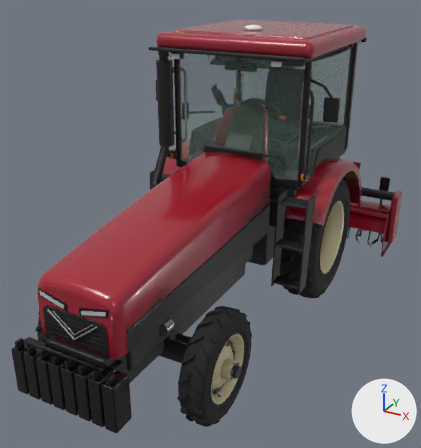
The glTF model tools/tractor/tractor_yt.glb as it was, and as the next commit left it.
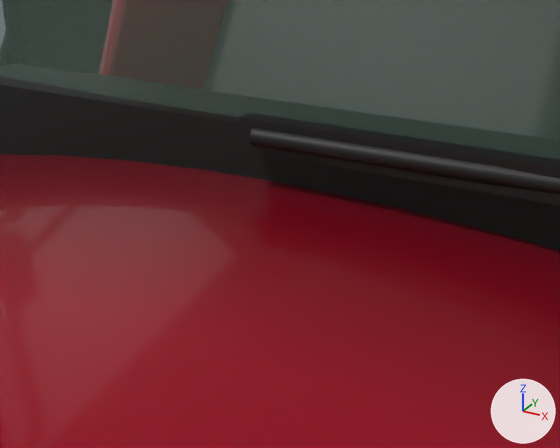
Each version appears first whole from a 50 mm lens placed at (2.343, -5.312, 3.166), pointed at (-0.1, -0.871, 0.945), and next in a close-up from a 50 mm lens placed at (0.21, -1.035, 1.759), pointed at (0.037, -0.721, 1.602). Lighting does not change. The marker at lower right points along +X, +Y and +Z. The first two pictures are the older version. Where no turn or scale is listed for an object, it has been applied to the vertices. Vertices at exactly the same position are counted once.

Names of what the first close-up shows: 'Body', 'Glass', 'Wiper'.
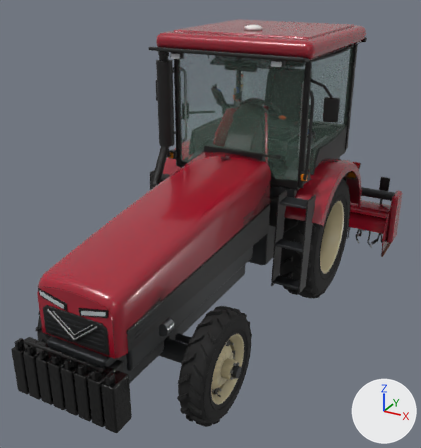
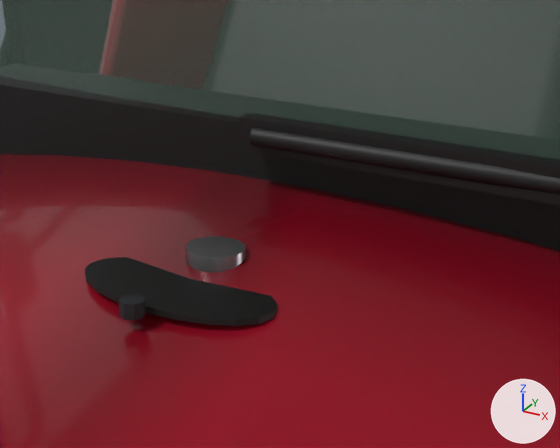
Changed parts and their boxes [x1, y1, x2, y2] in the close-ups (560 x 448 px):
part 1 of me_body, added
    after: [119, 294, 146, 321]
part 2 of me_body, added
    after: [186, 236, 246, 273]
part 3 of me_body, added
    after: [85, 257, 277, 326]
part 4 of me_body, recoloured
    both: [0, 190, 278, 448]

Patch to the scene script:
```diff
--- a/tools/tractor/tractor_yt.glb.py
+++ b/tools/tractor/tractor_yt.glb.py
@@ me_body @@
 # used by ob_body; location = (0.0, 0.0, 0.0)
-me_body.from_pydata(...)  # 12349 vertices, 23630 faces; spans x -0.93..0.93, y -3.08..0.88, z 0.3..2.69
+me_body.from_pydata(...)  # 12437 vertices, 23794 faces; spans x -0.93..0.93, y -3.08..0.88, z 0.3..2.69
+# me_body part 1: the loose piece of 16 vertices spanning x 0.17..0.27, y 0.34..0.63, z 0.89..1.01 is copied, and the copy is scaled about its middle by (-0.0861, -0.011, -0.00312), then moved by (-0.22, -1.28, 0.63), in mat_darkgray; it spans x -0.01..0.01, y -0.8..-0.79, z 1.58
+# me_body part 2: the loose piece of 32 vertices spanning x -0.76..-0.66, y -0.69..-0.59, z 2.42..2.48 is copied, and the copy is scaled about its middle by (0.32, 0.319, 0.239), then moved by (0.71, -0.08, -0.87), in mat_silver; it spans x -0.02..0.02, y -0.74..-0.71, z 1.57..1.58
+# me_body part 3: a new loose piece of 40 vertices spanning x -0.05..0.05, y -0.79..-0.73, z 1.57..1.58, in mat_black
+# me_body part 4: 1545 kept faces spanning x -0.92..0.91, y -3.08..0.88, z 0.36..2.68 get new vertex colours
 me_body.materials.append(mat_paint_red)
```
